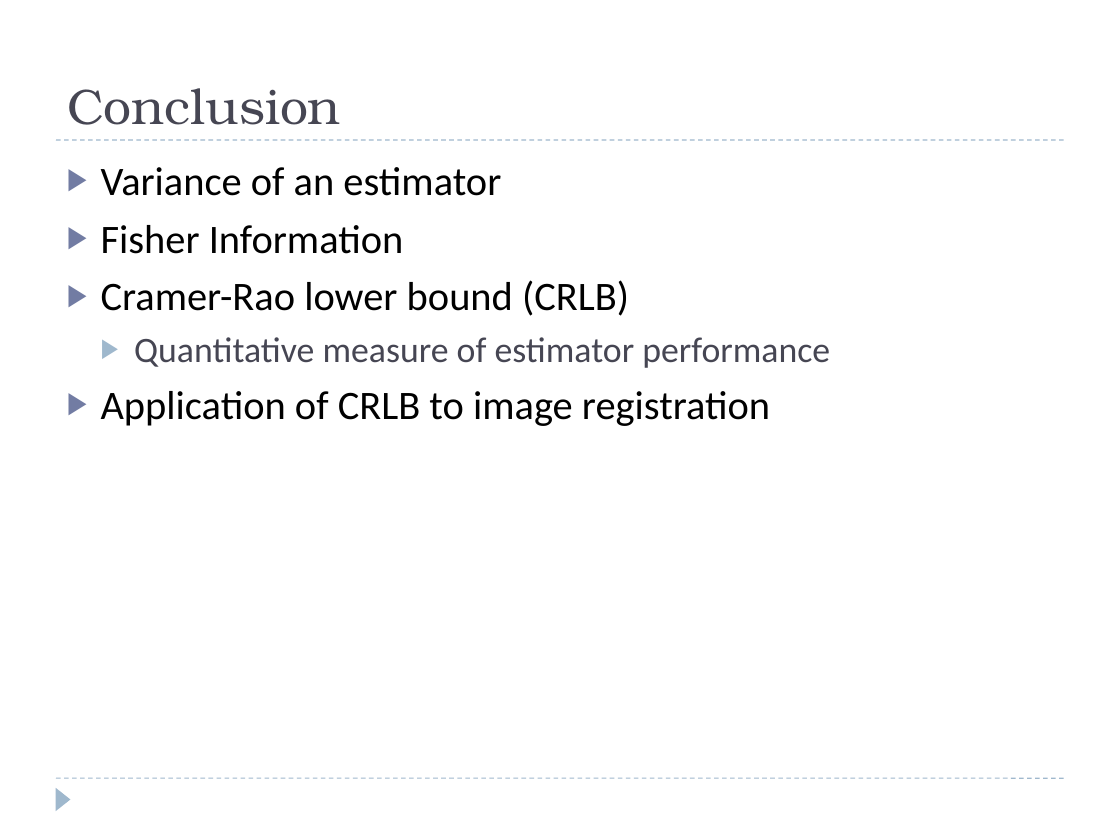
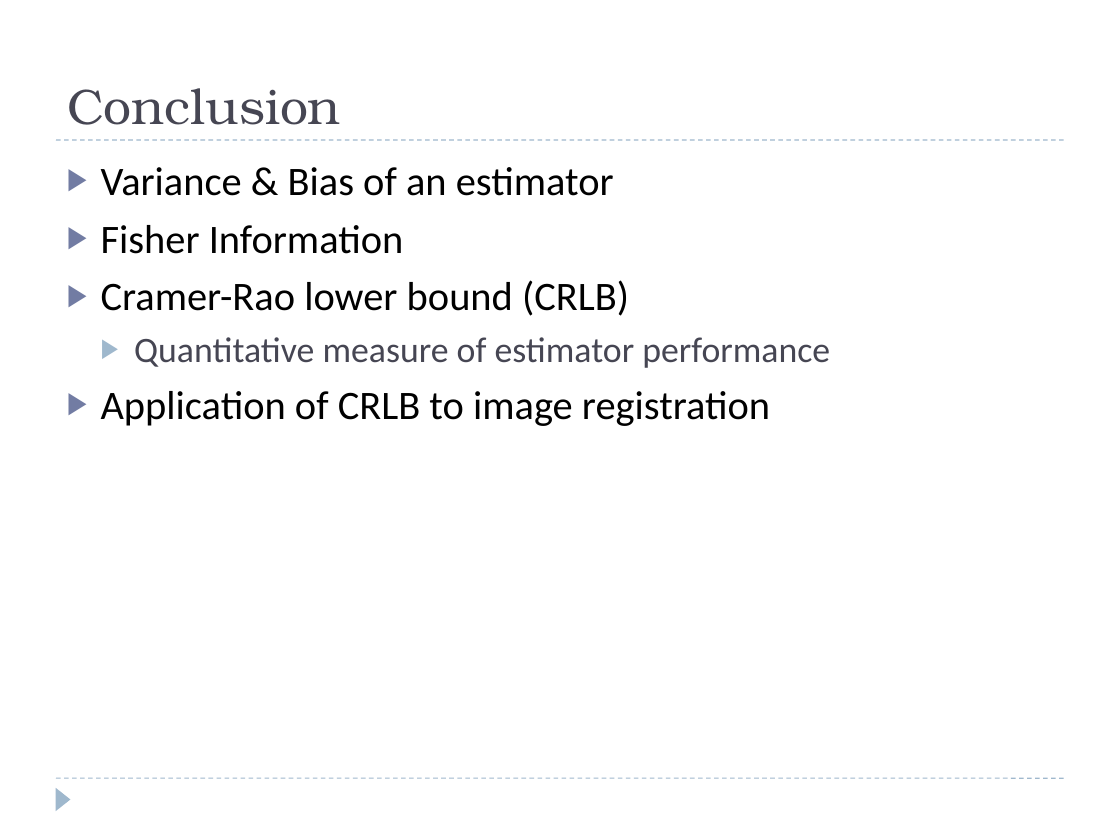
Before and after one commit to josh-gleason/CS679, a slide deck: slide 15 of Presentation/CS679Presentation2.pptx (slide 14 before the commit). Drawn at 1120x840 pixels with LibreOffice and Linux fonts; fonts in the diff are those of the drawing. Boxes give left, top, right and bottom in pixels: in the first picture for what was removed or moved away, otherwise in the second. Text is boxed around its words. In the diff, an @@ line names an element or a change of style, - is before the commit and + after.

```diff
--- a/Presentation/CS679Presentation2.pptx
+++ b/Presentation/CS679Presentation2.pptx
@@ text at [101,167,614,196]: text changed @@
-▶ Variance of an estimator
+▶ Variance & Bias of an estimator
```
Also in this commit, not shown: 8 other slides changed, 1 slide added.
